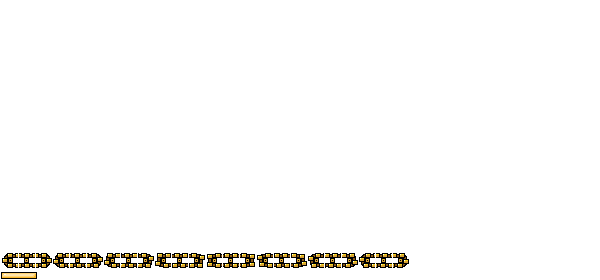
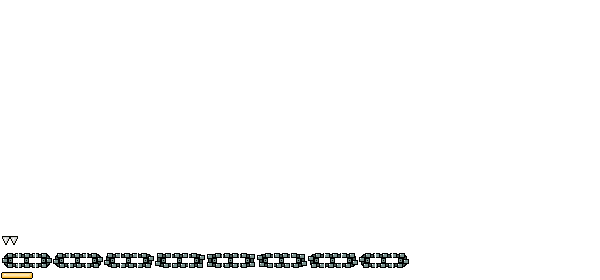
Revision of a layered 600 × 280 image; what changed, layer by layer:
added layer "Layer 12" above "Layer 11" over [2, 236, 18, 245]
painted on "Layer 11" over [3, 254, 408, 267]
painted on "Layer 10" over [1, 272, 37, 279]
